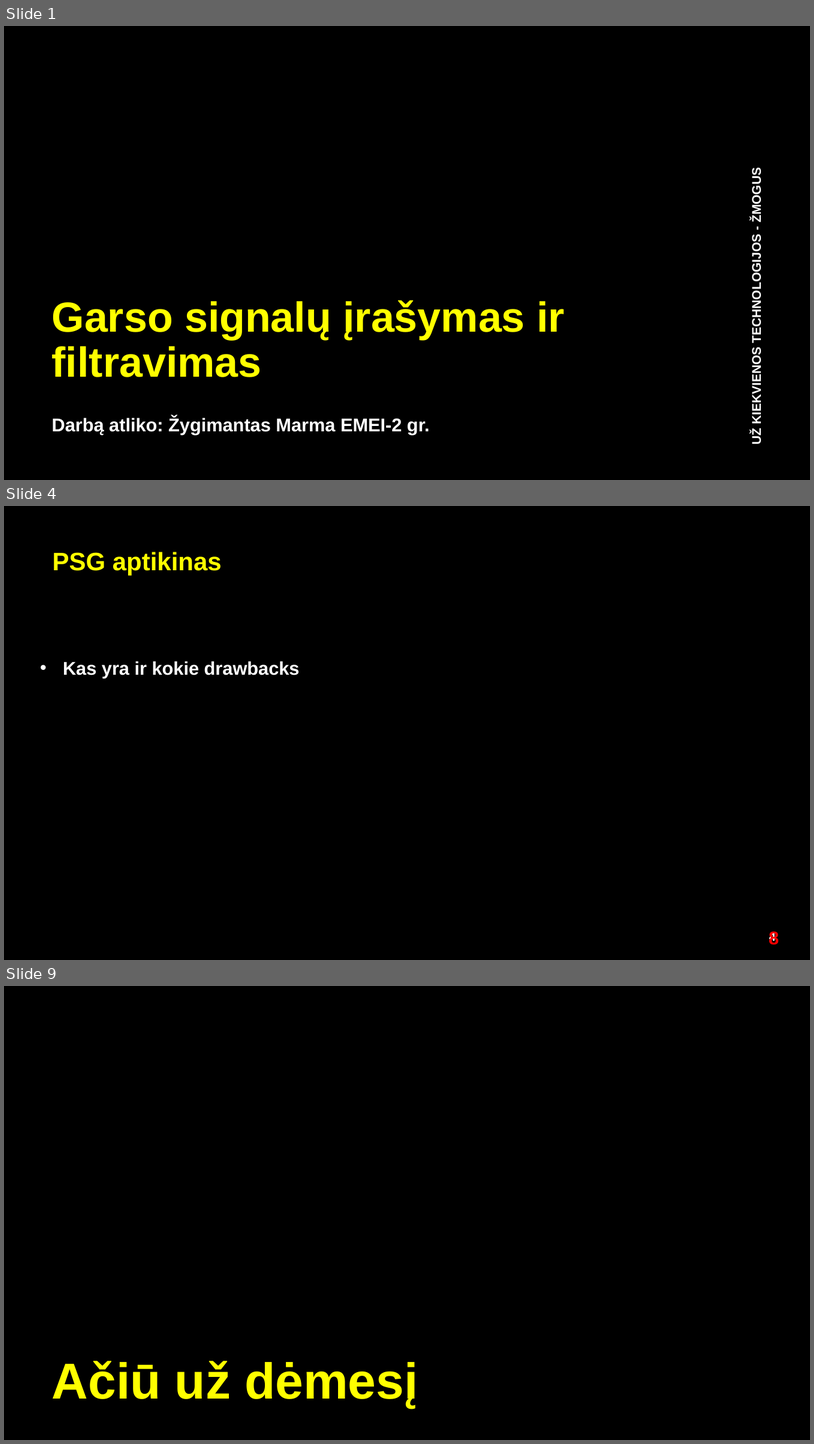
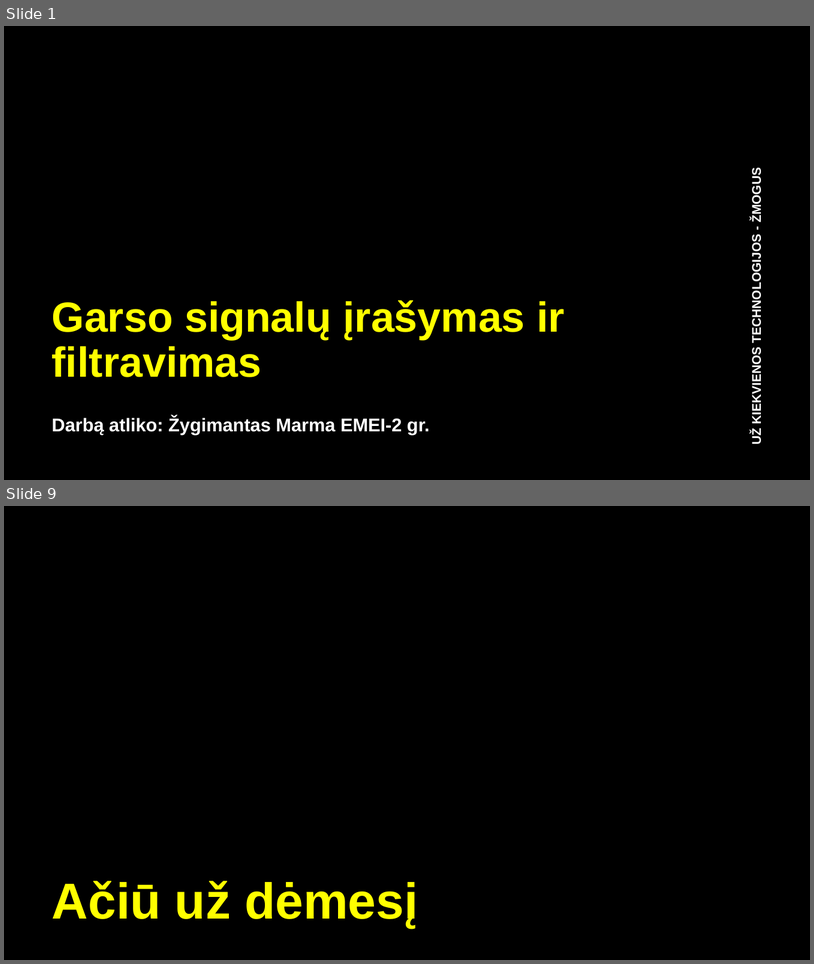
Before and after one commit to IamAidas/sem11-DSP, a slide deck: individualProject/audioProjectDsp_EEF.pptx. Shown one above the other, each under a label of ours: slides 1, 4 and 9 before the commit, slides 1 and 9 after it; the slides between them are not shown. The pictures are 814x1444 and 814x964 pixels, drawn with LibreOffice and Linux fonts; fonts in the diff are those of the drawing; background and template pictures are left out. Boxes give left, top, right and bottom in pixels: in the first picture for what was removed or moved away, otherwise in the second. Text is boxed around its words. In the diff, an @@ line names an element or a change of style, - is before the commit and + after.

```diff
--- a/individualProject/audioProjectDsp_EEF.pptx
+++ b/individualProject/audioProjectDsp_EEF.pptx
@@ slide 4 removed at [4, 506, 810, 960], background #000000 @@
@@ text removed at [53, 552, 222, 575] @@
-PSG aptikinas
@@ text removed at [63, 661, 300, 678] @@
-• Kas yra ir kokie drawbacks
@@ text removed at [769, 929, 779, 947] @@
-8
@@ page number removed at [770, 931, 776, 943] @@
-4
```
Also in this commit, not shown: 2 slides changed, 5 slides added, 4 other slides removed, 1 other file.
